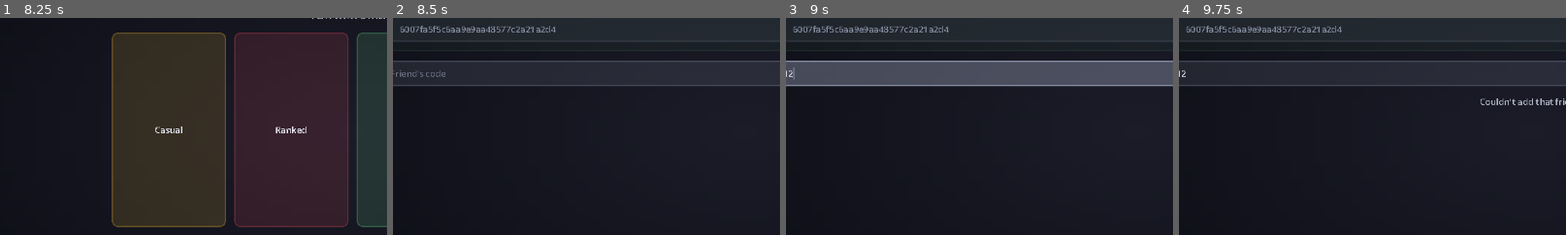
Above: before the commit, frames 1-4 (left to right).
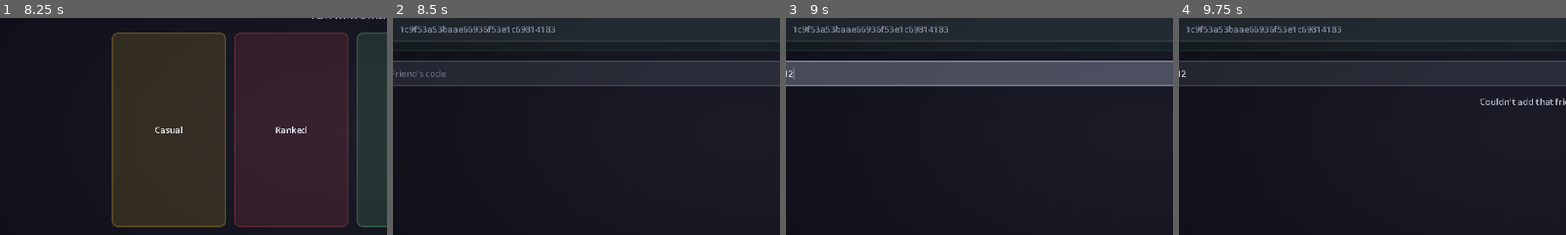
Above: after the commit, the same moments.

Repository: SumDumIdiut/tag
Game: Godot game, scene res://main/bootstrap.tscn
Two runs of this game, one before a commit and one after it. Both use one fixed random seed, a clock stepped at 60 frames per second and the inputs below.
Inputs (mouse positions are % of the whole screen's width and height, from its top left):
- Up to frame 1 (8.25 s): click (41, 61) at 0.52 s; click "Casual" at 1.25 s; click "Ranked" at 2 s; click "Private" at 2.75 s; click "Friends" at 3.5 s; click "Back" at 4.25 s; click "Cancel" at 5 s; click "Have an address? Connect dire…" at 5.75 s; click "Watch" at 6.5 s; click "Back" at 7.25 s; tap Enter at 8 s; move the mouse to (72, 45) at 8.02 s; hold D (move_right) from 8.03 s (still down); hold K (climb) from 8.03 s (still down); click (72, 45) at 8.17 s
- Up to frame 2 (8.5 s): keep holding D (move_right); keep holding K (climb); tap Space (jump) at 8.27 s
- Up to frame 3 (9 s): release D (move_right) at 8.75 s; release K (climb) at 8.75 s; click (45, 37) at 8.77 s; type "12" at 8.85 s
- Up to frame 4 (9.75 s): click "Add Friend" at 9.5 s
The pictures show only the part of the screen within x 5-54%, y 24-74%; the shares and areas given below are measured in that part.

Frame 1 is identical in both runs. In frame 2, 0.6% of the frame differs, in the area x 2-43%, y 3-7%; in frame 3, 0.6%; in frame 4, 0.6%.

Commit message:
Extract client_id ownership out of SkinCatalog into a new PlayerIdentity autoload
client_id is a general anonymous-identity primitive Friends, Ranked
reporting, Progression, Login, and level publishing all depend on -- it
just happened to live inside the cosmetics autoload. Moves the file I/O,
generation, and override logic into net/player_identity.gd; SkinCatalog
now just mirrors the value locally via a client_id_changed signal, keeping
every existing cosmetics-fetch call site (which reads the bare `client_id`
name) unchanged. Prep step for deleting SkinCatalog/the Shop entirely
without breaking any of those other systems.

Diff:
--- a/game/cosmetics/skin_catalog.gd
+++ b/game/cosmetics/skin_catalog.gd
@@ -7,9 +7,9 @@
 # all), or any player painting one with the in-shop drawing tool, which
 # uploads it and makes it visible to everyone immediately (see
 # add_drawn_skin/add_drawn_hat) -- deliberately scoped to fixed-size canvas
-# strokes per rig part, not arbitrary file upload. The only thing that ever
-# lives locally is an anonymous client id (there's no account/login system
-# here) used to remember your selections across sessions/machines.
+# strokes per rig part, not arbitrary file upload. Selections are keyed by
+# the anonymous client id PlayerIdentity owns (see net/player_identity.gd);
+# this just mirrors it locally, see client_id below.
 
 # The player model is a single square (see PART_NAMES/PART_DEFS below) --
 # gameplay never depended on the old 6-part humanoid rig at all (movement,
@@ -19,7 +19,6 @@
 # side length.
 const VISUAL_WIDTH := 40
 const VISUAL_HEIGHT := 40
-const CLIENT_ID_PATH := "user://client_id.txt"
 const API_BASE := "https://codecade.co.za/tag/api/skins"
 
 const PART_NAMES := ["body"]
@@ -109,6 +108,9 @@
 ## it fires.
 signal catalog_loaded
 
+## Mirrors PlayerIdentity.client_id -- kept as a local copy since every
+## fetch/select/upload call site below already reads this bare name, rather
+## than rewriting each one to PlayerIdentity.client_id.
 var client_id := ""
 var selected_skin_id := "red"
 var selected_hat_id := "" # "" means no hat equipped
@@ -120,26 +122,17 @@
 var _fetch_in_flight := {} # id -> true, de-dupes concurrent image fetches
 
 func _ready() -> void:
-	client_id = _load_or_create_client_id()
+	client_id = PlayerIdentity.client_id
+	# PlayerIdentity.override_client_id() (see login_screen.gd) resolves to a
+	# different clientId than this device's own local one when logging into
+	# an account whose progress lives under another device's id -- re-fetch
+	# everything under the new id so selections/custom content reflect the
+	# account's real history.
+	PlayerIdentity.client_id_changed.connect(func(new_id: String):
+		client_id = new_id
+		refresh_catalog()
+	)
 	_fetch_catalog()
-
-## Called by the login flow (see login_screen.gd) once an existing session is
-## confirmed valid server-side and resolves to a different clientId than this
-## device's own local one -- i.e. logging into an account whose progress
-## actually lives under another device's id. Re-fetches everything under the
-## new id so selections/custom content reflect the account's real history.
-## A no-op if the account's clientId happens to already match this device's
-## (e.g. this was the device that created the account in the first place).
-func override_client_id(new_id: String) -> void:
-	if new_id.is_empty() or new_id == client_id:
-		return
-	client_id = new_id
-	refresh_catalog()
-
-## This device's own local id, independent of whatever account may currently
-## be overriding client_id -- used by the login flow to revert on logout.
-func get_local_device_client_id() -> String:
-	return _load_or_create_client_id()
 
 ## Built-in skins plus every custom skin in the server's shared catalog, in a
 ## shape the shop UI can list directly. Custom entries may be present here
@@ -862,17 +855,3 @@
 	_texture_cache["trail:" + id] = ImageTexture.create_from_image(trail_image)
 	_catalog_trails.append({"id": id, "name": trail_name})
 	return id
-
-func _load_or_create_client_id() -> String:
-	if FileAccess.file_exists(CLIENT_ID_PATH):
-		var f := FileAccess.open(CLIENT_ID_PATH, FileAccess.READ)
-		var existing := f.get_as_text().strip_edges()
-		if existing.length() >= 8:
-			return existing
-	var chars := "0123456789abcdef"
-	var id := ""
-	for i in 32:
-		id += chars[randi() % chars.length()]
-	var f := FileAccess.open(CLIENT_ID_PATH, FileAccess.WRITE)
-	f.store_string(id)
-	return id
--- a/game/main/friends_menu.gd
+++ b/game/main/friends_menu.gd
@@ -43,7 +43,7 @@
 	code_row.add_theme_constant_override("separation", 10)
 	code_box.add_child(code_row)
 	var code_edit := LineEdit.new()
-	code_edit.text = SkinCatalog.client_id
+	code_edit.text = PlayerIdentity.client_id
 	code_edit.editable = false
 	code_edit.size_flags_horizontal = Control.SIZE_EXPAND_FILL
 	UIStyle.style_line_edit(code_edit)
@@ -53,7 +53,7 @@
 	UIStyle.style_button(copy_btn, ACCENT, 8)
 	UIStyle.prefix_icon(copy_btn, "copy", ACCENT)
 	copy_btn.pressed.connect(func():
-		DisplayServer.clipboard_set(SkinCatalog.client_id)
+		DisplayServer.clipboard_set(PlayerIdentity.client_id)
 		_status_label.text = "Copied to clipboard."
 	)
 	code_row.add_child(copy_btn)
@@ -112,7 +112,7 @@
 	var code := _add_edit.text.strip_edges()
 	if code.is_empty():
 		return
-	if SkinCatalog.client_id.is_empty():
+	if PlayerIdentity.client_id.is_empty():
 		_status_label.text = "No local identity yet -- try again in a moment."
 		return
 	var req := HTTPRequest.new()
@@ -130,12 +130,12 @@
 		_status_label.text = "Friend added."
 		_fetch_friends()
 	)
-	var url := "%s/%s/add" % [FRIENDS_API_BASE, SkinCatalog.client_id]
+	var url := "%s/%s/add" % [FRIENDS_API_BASE, PlayerIdentity.client_id]
 	var body := JSON.stringify({"friendCode": code})
 	req.request(url, ["Content-Type: application/json"], HTTPClient.METHOD_POST, body)
 
 func _fetch_friends() -> void:
-	if SkinCatalog.client_id.is_empty():
+	if PlayerIdentity.client_id.is_empty():
 		return
 	var req := HTTPRequest.new()
 	add_child(req)
@@ -148,7 +148,7 @@
 			return
 		_render_friends(parsed)
 	)
-	req.request("%s/%s" % [FRIENDS_API_BASE, SkinCatalog.client_id])
+	req.request("%s/%s" % [FRIENDS_API_BASE, PlayerIdentity.client_id])
 
 func _render_friends(friends: Array) -> void:
 	for child in _list_box.get_children():
--- a/game/main/login_screen.gd
+++ b/game/main/login_screen.gd
@@ -9,10 +9,10 @@
 #
 # Session persistence: a bearer token in user://session_token.txt. On launch
 # (_ready), if a token exists, it's validated against /api/auth/me; on
-# success SkinCatalog.override_client_id() adopts the account's real
-# clientId (see skin_catalog.gd) so progress follows the account across
-# devices. Any failure (expired token, relay unreachable) just falls back to
-# showing the login form -- never blocks getting back to the main menu.
+# success PlayerIdentity.override_client_id() adopts the account's real
+# clientId (see net/player_identity.gd) so progress follows the account
+# across devices. Any failure (expired token, relay unreachable) just falls
+# back to showing the login form -- never blocks getting back to the main menu.
 
 const UIStyle := preload("res://ui/ui_style.gd")
 const AUTH_BASE := "https://codecade.co.za/tag/api/auth"
@@ -161,7 +161,7 @@
 			_clear_token()
 			_show_form()
 			return
-		SkinCatalog.override_client_id(str(parsed.get("primaryClientId", "")))
+		PlayerIdentity.override_client_id(str(parsed.get("primaryClientId", "")))
 		_show_logged_in(str(parsed.get("username", "")))
 	)
 	var err := req.request("%s/me" % AUTH_BASE, ["Authorization: Bearer %s" % _token])
@@ -185,7 +185,7 @@
 	if username.is_empty() or password.is_empty():
 		_status_label.text = "Enter a username and password."
 		return
-	var body := JSON.stringify({"username": username, "password": password, "clientId": SkinCatalog.client_id})
+	var body := JSON.stringify({"username": username, "password": password, "clientId": PlayerIdentity.client_id})
 	_send_auth_request("%s/register" % AUTH_BASE, body)
 
 func _send_auth_request(url: String, body: String) -> void:
@@ -209,7 +209,7 @@
 			return
 		_token = token
 		_save_token(token)
-		SkinCatalog.override_client_id(str(parsed.get("primaryClientId", "")))
+		PlayerIdentity.override_client_id(str(parsed.get("primaryClientId", "")))
 		_password_edit.text = ""
 		_show_logged_in(_username_edit.text.strip_edges())
 	)
@@ -219,7 +219,7 @@
 
 func _on_logout_pressed() -> void:
 	_clear_token()
-	SkinCatalog.override_client_id(SkinCatalog.get_local_device_client_id())
+	PlayerIdentity.override_client_id(PlayerIdentity.get_local_device_client_id())
 	_username_edit.text = ""
 	_password_edit.text = ""
 	_status_label.text = ""
--- a/game/main/match_results.gd
+++ b/game/main/match_results.gd
@@ -76,7 +76,7 @@
 	return row
 
 func _fetch_my_rank() -> void:
-	if SkinCatalog.client_id.is_empty():
+	if PlayerIdentity.client_id.is_empty():
 		rank_label.text = ""
 		return
 	var req := HTTPRequest.new()
@@ -94,10 +94,10 @@
 		var tier: String = str(parsed.get("tier", "Bronze"))
 		rank_label.text = "%s -- %d ELO" % [tier, elo]
 	)
-	req.request("%s/%s" % [RANKED_API_BASE, SkinCatalog.client_id])
+	req.request("%s/%s" % [RANKED_API_BASE, PlayerIdentity.client_id])
 
 func _fetch_my_progression() -> void:
-	if SkinCatalog.client_id.is_empty():
+	if PlayerIdentity.client_id.is_empty():
 		_progression_label.text = ""
 		return
 	var req := HTTPRequest.new()
@@ -118,7 +118,7 @@
 			level, xp, achievements.size(), "" if achievements.size() == 1 else "s",
 		]
 	)
-	req.request("%s/%s" % [PROGRESSION_API_BASE, SkinCatalog.client_id])
+	req.request("%s/%s" % [PROGRESSION_API_BASE, PlayerIdentity.client_id])
 
 func _on_continue_pressed() -> void:
 	NetworkManager.disconnect_from_server()
--- a/game/net/network_manager.gd
+++ b/game/net/network_manager.gd
@@ -217,7 +217,7 @@
 		_pending_as_spectator = false
 		rpc_id(1, "_server_register_spectator")
 	else:
-		rpc_id(1, "_server_register_player", username, SkinCatalog.selected_skin_id, SkinCatalog.selected_hat_id, SkinCatalog.selected_trail_id, SkinCatalog.client_id)
+		rpc_id(1, "_server_register_player", username, SkinCatalog.selected_skin_id, SkinCatalog.selected_hat_id, SkinCatalog.selected_trail_id, PlayerIdentity.client_id)
 	connected_to_server.emit()
 
 func _on_connection_failed() -> void:
--- /dev/null
+++ b/game/net/player_identity.gd
@@ -0,0 +1,49 @@
+extends Node
+
+# Anonymous player identity -- the one thing that ever lives locally
+# (there's no account/login system beyond an optional linked session, see
+# login_screen.gd). Friends (the friend code itself), Ranked reporting,
+# Progression, and Login all key off this id; it used to live inside
+# SkinCatalog (cosmetics selections are keyed by it too) but none of those
+# other systems have anything to do with cosmetics, so it's a standalone
+# autoload instead.
+
+signal client_id_changed(new_id: String)
+
+const CLIENT_ID_PATH := "user://client_id.txt"
+
+var client_id := ""
+
+func _ready() -> void:
+	client_id = _load_or_create_client_id()
+
+## Called by the login flow (see login_screen.gd) once an existing session is
+## confirmed valid server-side and resolves to a different clientId than this
+## device's own local one -- i.e. logging into an account whose progress
+## actually lives under another device's id.
+## A no-op if the account's clientId happens to already match this device's
+## (e.g. this was the device that created the account in the first place).
+func override_client_id(new_id: String) -> void:
+	if new_id.is_empty() or new_id == client_id:
+		return
+	client_id = new_id
+	client_id_changed.emit(new_id)
+
+## This device's own local id, independent of whatever account may currently
+## be overriding client_id -- used by the login flow to revert on logout.
+func get_local_device_client_id() -> String:
+	return _load_or_create_client_id()
+
+func _load_or_create_client_id() -> String:
+	if FileAccess.file_exists(CLIENT_ID_PATH):
+		var f := FileAccess.open(CLIENT_ID_PATH, FileAccess.READ)
+		var existing := f.get_as_text().strip_edges()
+		if existing.length() >= 8:
+			return existing
+	var chars := "0123456789abcdef"
+	var id := ""
+	for i in 32:
+		id += chars[randi() % chars.length()]
+	var f := FileAccess.open(CLIENT_ID_PATH, FileAccess.WRITE)
+	f.store_string(id)
+	return id
--- a/game/project.godot
+++ b/game/project.godot
@@ -14,6 +14,7 @@
 
 GameSettings="*res://main/game_settings.gd"
 NetworkManager="*res://net/network_manager.gd"
+PlayerIdentity="*res://net/player_identity.gd"
 SkinCatalog="*res://cosmetics/skin_catalog.gd"
 
 [input]
--- a/game/tools/art_tool.gd
+++ b/game/tools/art_tool.gd
@@ -1288,7 +1288,7 @@
 	add_child(req)
 	var body := JSON.stringify({"name": level_name, "tiles": data.tiles, "spawn_points": data.spawn_points, "platforms": data.platforms})
 	var err := req.request(
-		"%s/%s/upload" % [LEVEL_API_BASE, SkinCatalog.client_id], ["Content-Type: application/json"], HTTPClient.METHOD_POST, body
+		"%s/%s/upload" % [LEVEL_API_BASE, PlayerIdentity.client_id], ["Content-Type: application/json"], HTTPClient.METHOD_POST, body
 	)
 	if err != OK:
 		req.queue_free()
Not shown, added: game/net/player_identity.gd.uid
